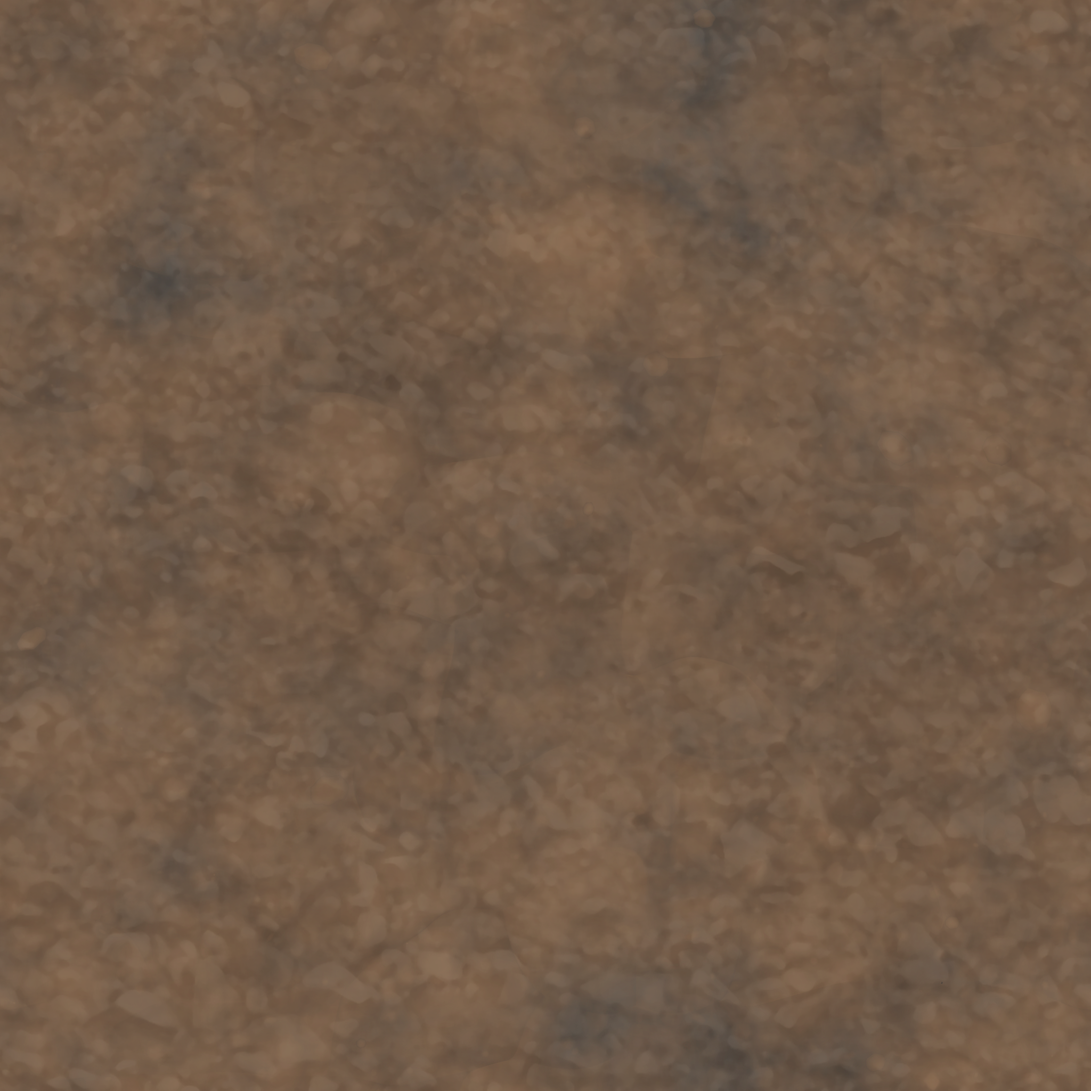
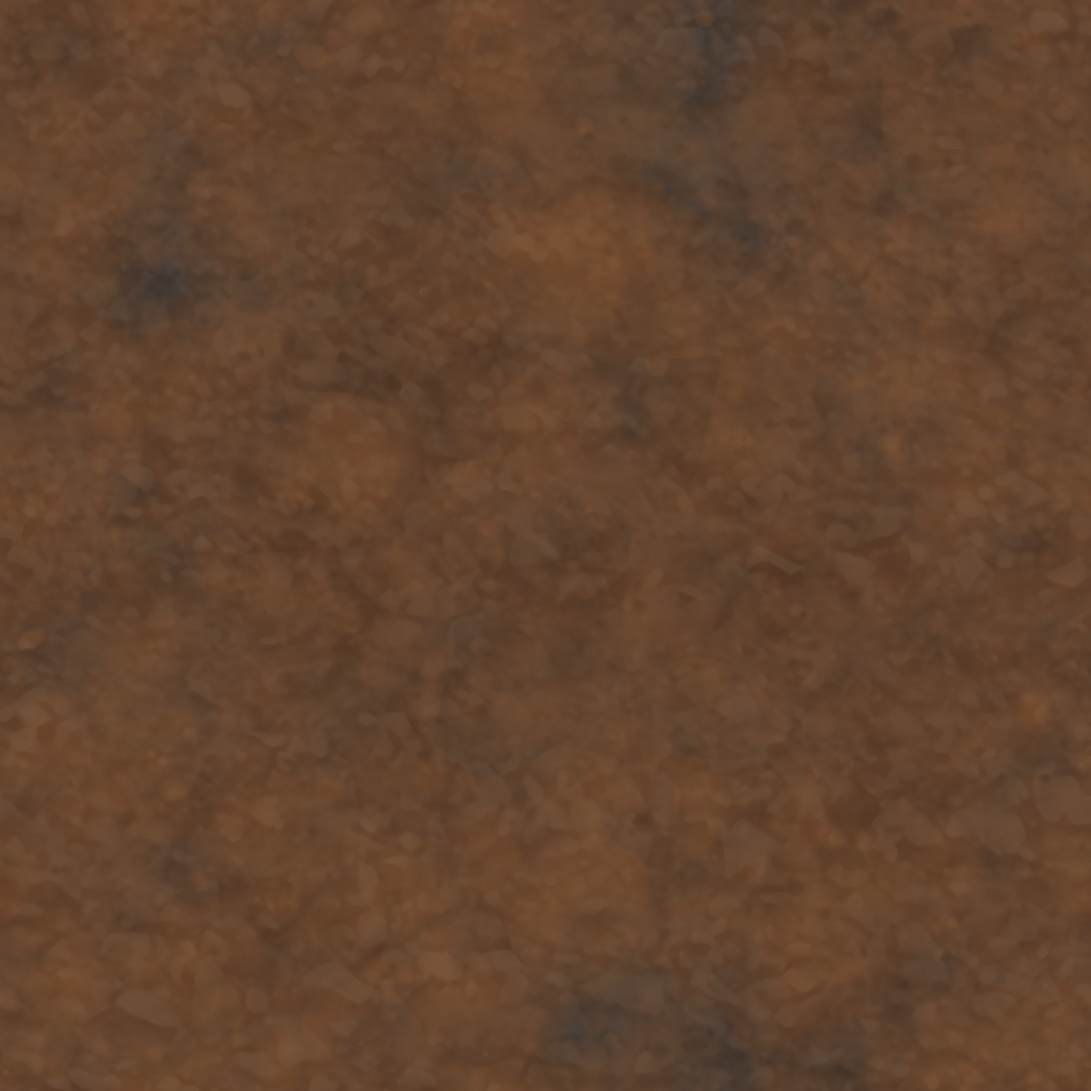
Revision of a layered 1091x1091 image; what changed, layer by layer:
pixels changed over [0, 0, 1091, 1091] (layer not identified)
